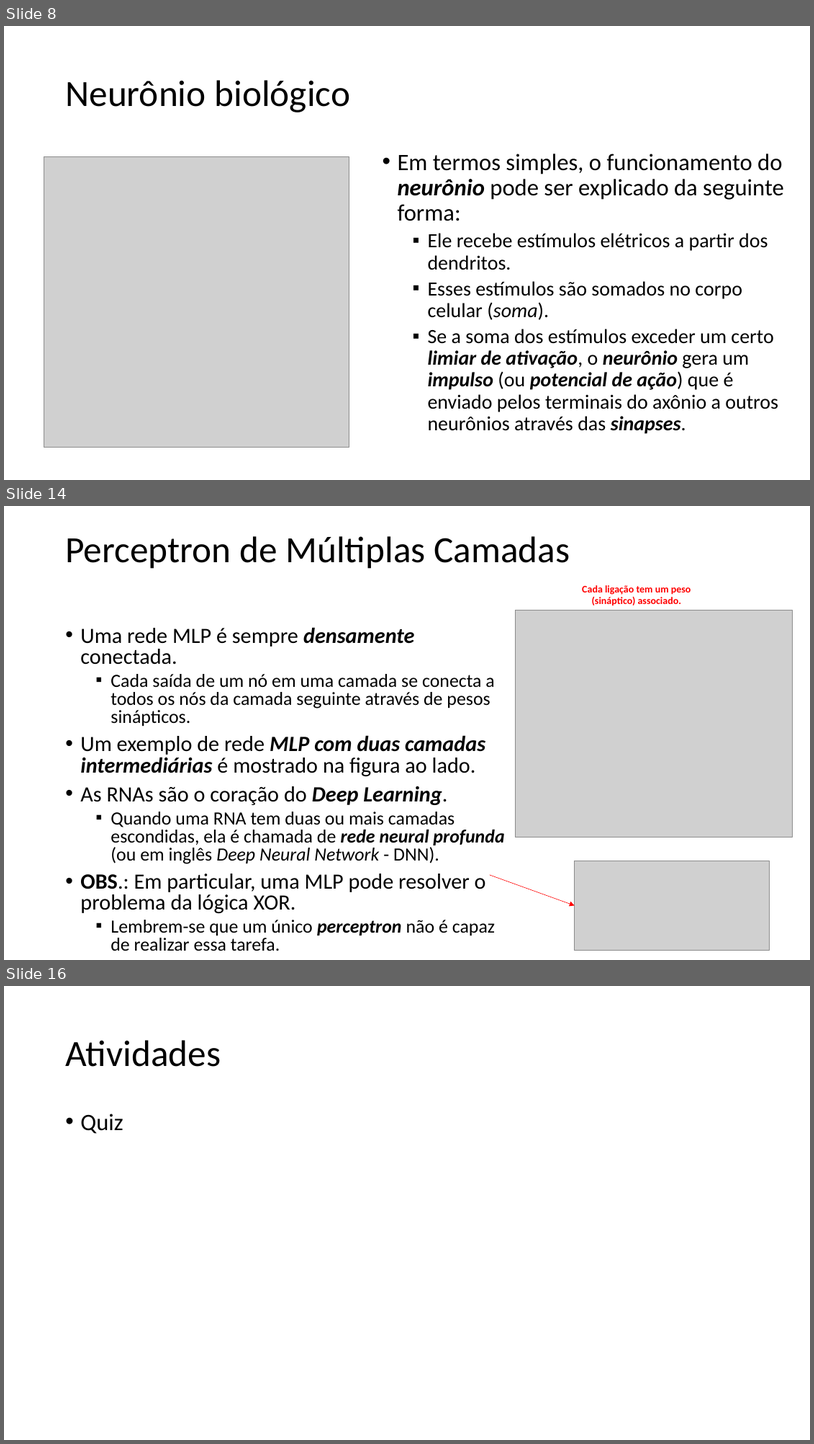
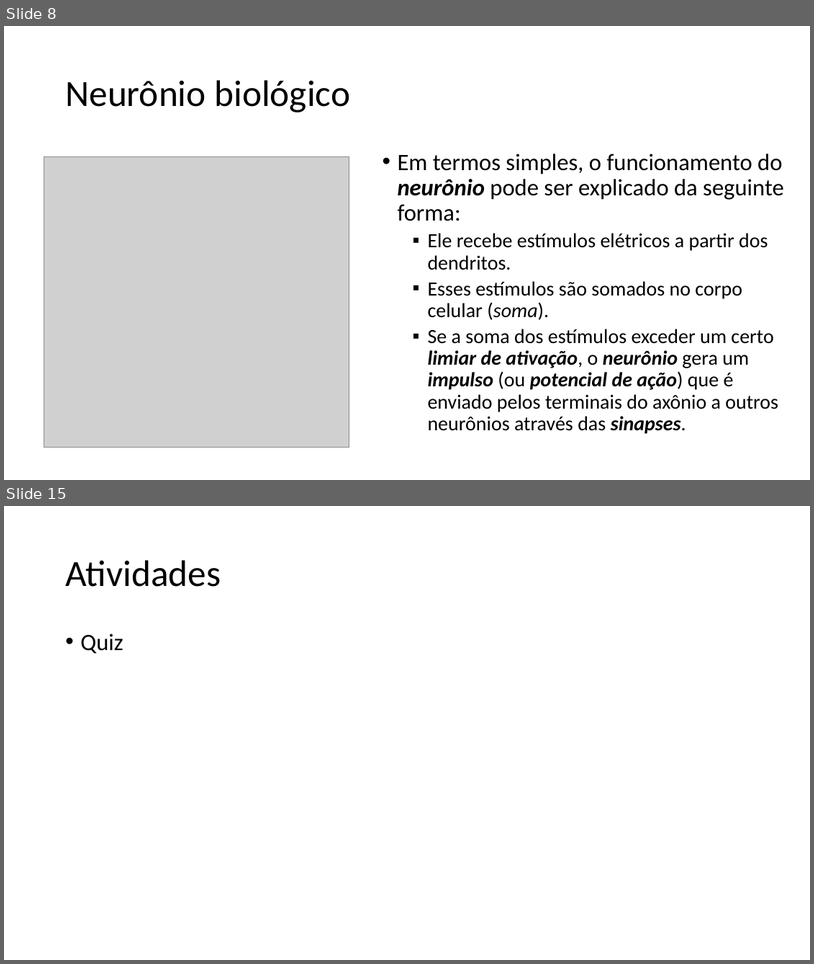
Before and after one commit to zz4fap/tp557-iot-ml, a slide deck: slides/TP557_3_Desafios_do_TinyML_machine_learning.pptx. Shown one above the other, each under a label of ours: slides 8, 14 and 16 before the commit, slides 8 and 15 after it; the slides between them are not shown. The pictures are 814x1444 and 814x964 pixels, drawn with LibreOffice and Linux fonts; fonts in the diff are those of the drawing; grey boxes stand for pictures. Boxes give left, top, right and bottom in pixels: in the first picture for what was removed or moved away, otherwise in the second. Text is boxed around its words. In the diff, an @@ line names an element or a change of style, - is before the commit and + after.

```diff
--- a/slides/TP557_3_Desafios_do_TinyML_machine_learning.pptx
+++ b/slides/TP557_3_Desafios_do_TinyML_machine_learning.pptx
@@ slide 14 removed at bbox=[4, 506, 810, 960], background #FFFFFF @@
@@ title removed at bbox=[65, 536, 570, 569] @@
-Perceptron de Múltiplas Camadas
@@ text removed at bbox=[582, 585, 692, 606] @@
-Cada ligação tem um peso (sináptico) associado.
@@ picture removed at bbox=[516, 610, 793, 837] @@
@@ text removed at bbox=[80, 627, 504, 951] @@
-• Uma rede MLP é sempre densamente conectada.
-  ▪ Cada saída de um nó em uma camada se conecta a todos os nós da camada seguinte através de pesos sinápticos.
-• Um exemplo de rede MLP com duas camadas intermediárias é mostrado na figura ao lado.
-• As RNAs são o coração do Deep Learning.
-  ▪ Quando uma RNA tem duas ou mais camadas escondidas, ela é chamada de rede neural profunda (ou em inglês Deep Neural Network - DNN).
-• OBS.: Em particular, uma MLP pode resolver o problema da lógica XOR.
-  ▪ Lembrem-se que um único perceptron não é capaz de realizar essa tarefa.
@@ picture removed at bbox=[575, 861, 770, 950] @@
@@ arrow removed from (490, 875) to (575, 906) @@
@@ what was slide 16 is now slide 15 @@
```
Also in this commit, not shown: 5 slides changed, 3 slides added, 3 other slides removed, 3 other files.
